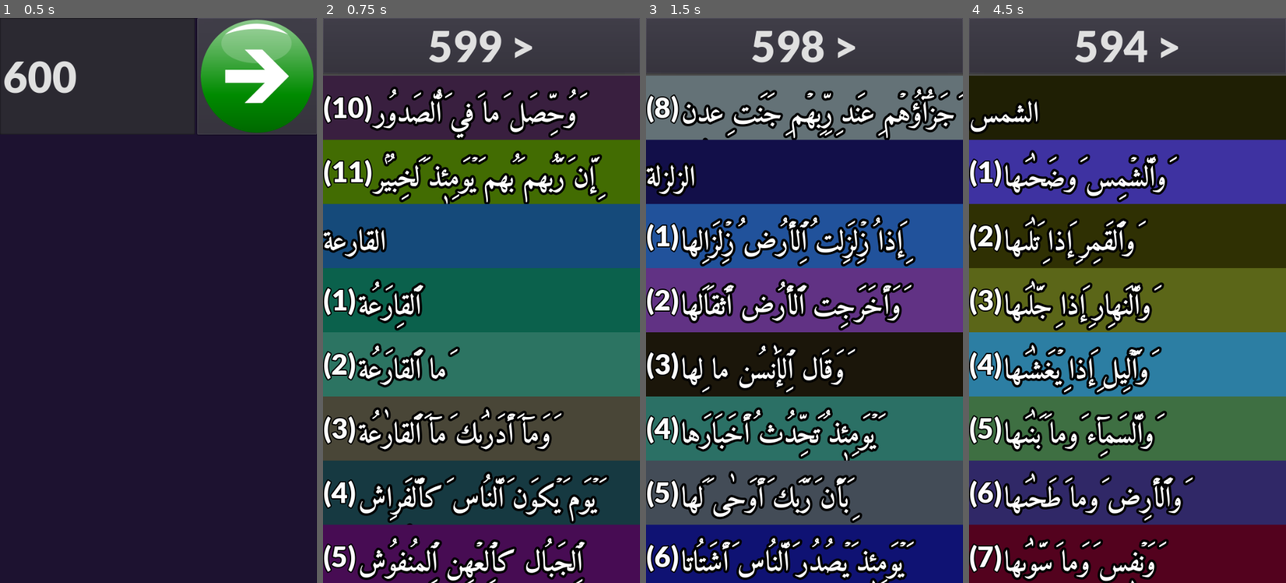
Above: before the commit, frames 1-4 (left to right).
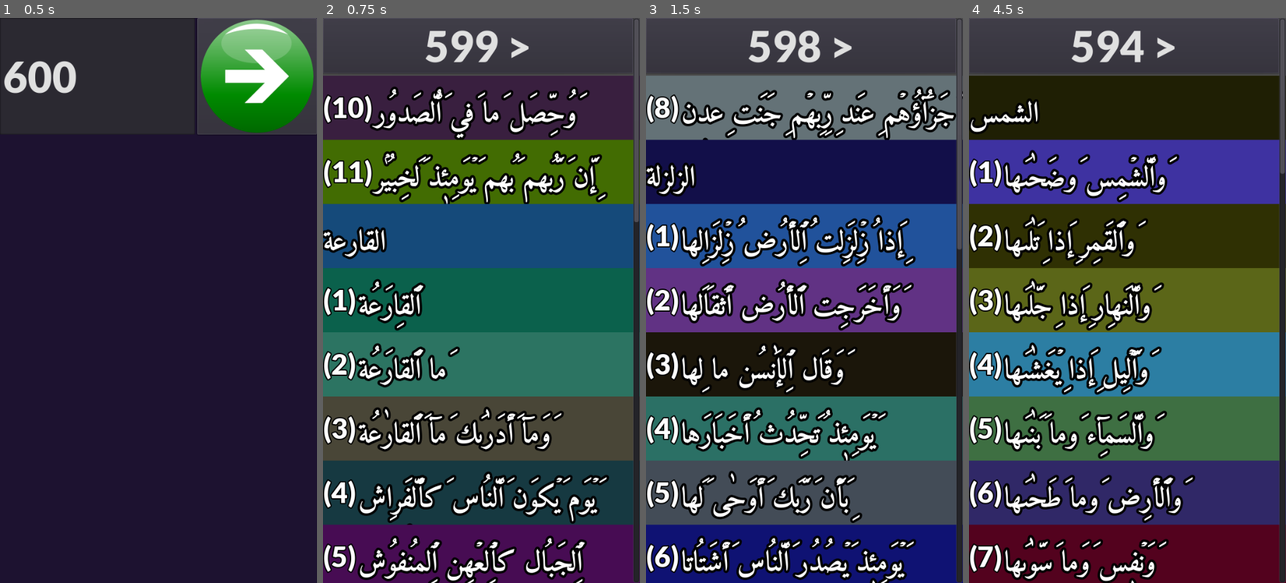
Above: after the commit, the same moments.

Repository: nightblade9/read-quran
Game: Godot game, scene res://scenes/HomeScreen.tscn
Same seed, same stepped clock (60 frames per second), same inputs: the game is played once before the commit and once after it.
Inputs (mouse positions are in pixels of both pictures, inside the frame that each line leads up to):
- Up to frame 1 (0.5 s): no input
- Up to frame 2 (0.75 s): click (579, 74) at 0.5 s
- Up to frame 3 (1.5 s): click "599 >" at 1.25 s
- Up to frame 4 (4.5 s): click "598 >" at 2 s; click "597 >" at 2.75 s; click "596 >" at 3.5 s; click "595 >" at 4.25 s

Frame 1 is identical in both runs. In frame 2, 2.3% of the frame differs, in the area x 32-100%, y 0-100%; in frame 3, 2.5%; in frame 4, 2.6%.

Commit message:
Scrolling WORKS! (Trick was: Scroll container is smaller than contents.)

Diff:
--- a/source/scenes/ShowQuranScene.tscn
+++ b/source/scenes/ShowQuranScene.tscn
@@ -10,7 +10,7 @@
 
 [node name="ScrollContainer" type="ScrollContainer" parent="."]
 margin_right = 540.0
-margin_bottom = 4096.0
+margin_bottom = 960.0
 size_flags_horizontal = 3
 size_flags_vertical = 3
 follow_focus = true
@@ -21,7 +21,7 @@
 
 [node name="VBoxContainer" type="VBoxContainer" parent="ScrollContainer"]
 margin_right = 540.0
-margin_bottom = 4096.0
+margin_bottom = 960.0
 size_flags_horizontal = 3
 size_flags_vertical = 3
 __meta__ = {
